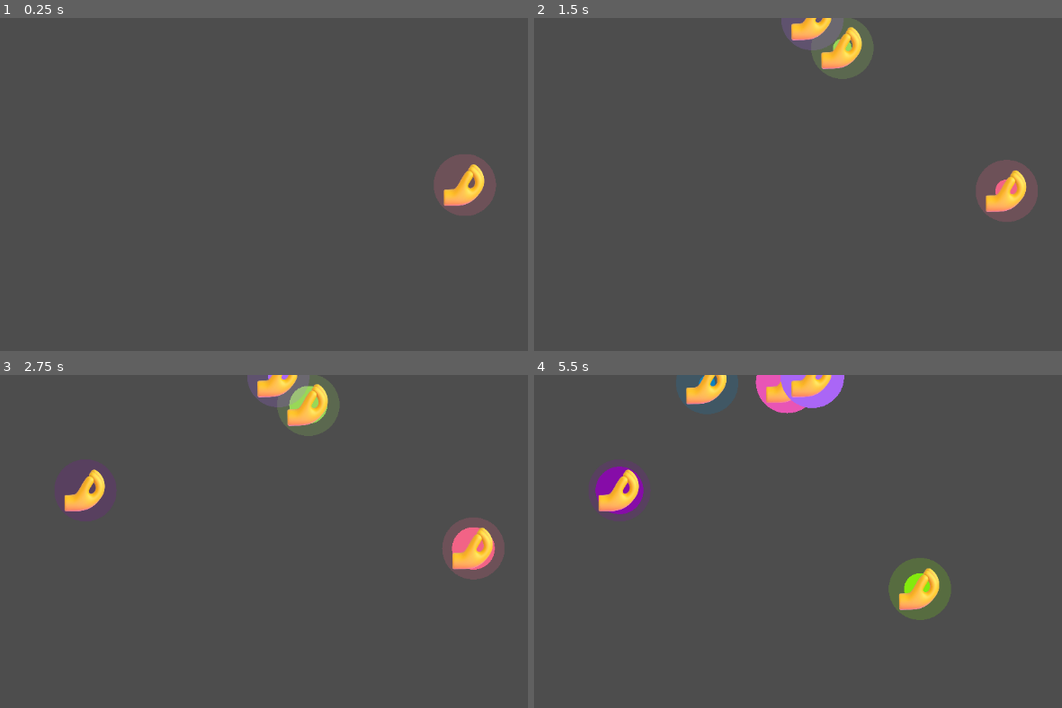
Above: before the commit, frames 1-4 (two rows, left to right).
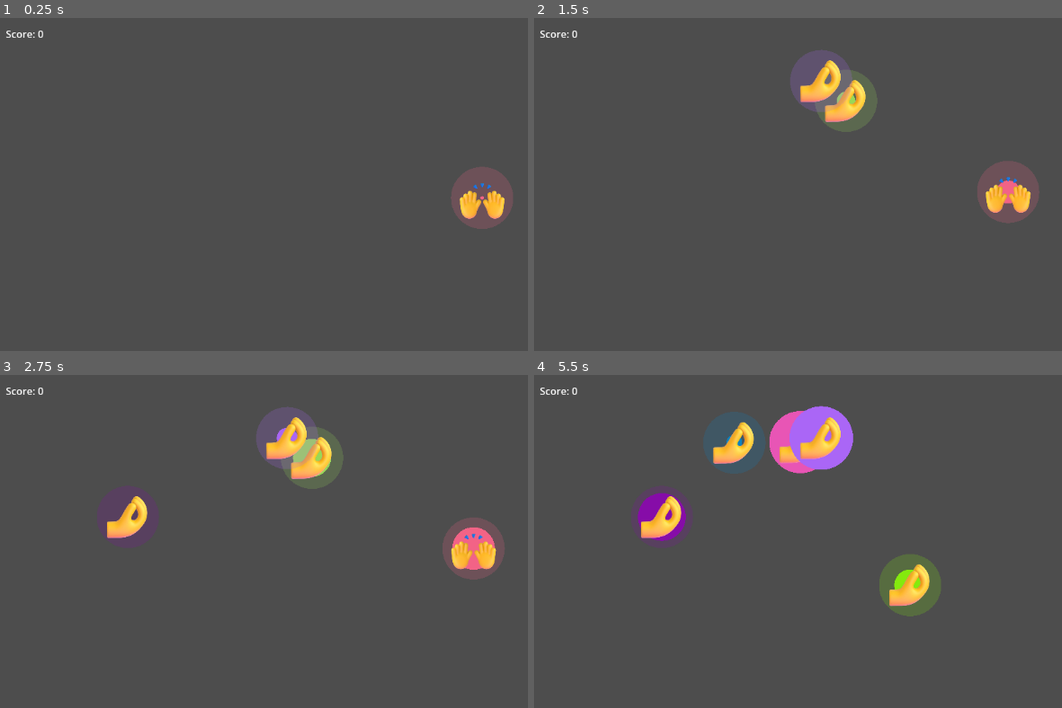
Above: after the commit, the same moments.

Repository: sebastianlindgren00/GetTheBeatGame
Game: Godot game, scene res://Scenes/GameRoot.tscn
Same seed, same stepped clock (60 frames per second), same inputs: the game is played once before the commit and once after it.
Inputs:
- Up to frame 1 (0.25 s): no input
- Up to frame 2 (1.5 s): hold Z (sustain) 0.53-1.28 s; tap X (tap) at 0.8, 1.35 s
- Up to frame 3 (2.75 s): tap Z (sustain) at 1.55 s; tap Enter at 2 s; hold Z (sustain) from 2.03 s (still down); tap X (tap) at 2.3 s
- Up to frame 4 (5.5 s): release Z (sustain) at 2.78 s; tap X (tap) at 2.85, 3.8, 4.35, 5.3 s; tap Z (sustain) at 3.05, 4.55 s; hold Z (sustain) 3.53-4.28 s; hold Z (sustain) from 5.03 s (still down)

The runs differ from the first frame. In frame 1, 2.2% of the frame differs, in the area x 1-98%, y 3-64%; in frame 2, 5.3%; in frame 3, 6.4%; in frame 4, 8.9%, in the area x 1-79%, y 0-74%.
Error in both runs: Attempt to call function 'get_as_text' in base 'null instance' on a null instance. (res://Scenes/Game.tscn::GDScript_mjukf:12)

Commit message:
Hella buggy but works :)

Diff:
--- a/Scenes/Game.tscn
+++ b/Scenes/Game.tscn
@@ -178,32 +178,26 @@
 [node name="Pointer" type="Area2D" parent="."]
 script = ExtResource("2_qi1tl")
 
-[node name="Rectangle" type="ColorRect" parent="Pointer"]
-anchors_preset = 8
-anchor_left = 0.5
-anchor_top = 0.5
-anchor_right = 0.5
-anchor_bottom = 0.5
-offset_left = -10.0
-offset_top = -10.0
-offset_right = 46.0
-offset_bottom = 46.0
-grow_horizontal = 2
-grow_vertical = 2
-scale = Vector2(0.356293, 0.357277)
-
 [node name="CollisionShape2D" type="CollisionShape2D" parent="Pointer"]
 shape = SubResource("RectangleShape2D_i6070")
 
 [node name="CircleManager" type="Node" parent="."]
 script = ExtResource("3_ns0rp")
 
+[node name="ScoreText" type="RichTextLabel" parent="."]
+layout_mode = 0
+offset_left = 57.0
+offset_top = 14.0
+offset_right = 229.0
+offset_bottom = 53.0
+text = "Score: 0"
+
 [node name="PrecisionText" type="RichTextLabel" parent="."]
 layout_mode = 0
-offset_left = 57.0
-offset_top = 16.0
-offset_right = 228.0
-offset_bottom = 56.0
+offset_left = 58.0
+offset_top = 60.0
+offset_right = 229.0
+offset_bottom = 100.0
 text = "NICE!"
 
 [connection signal="child_exiting_tree" from="CircleManager" to="ScoreManager" method="_on_circle_manager_child_exiting_tree"]
--- a/Scenes/GameRoot.tscn
+++ b/Scenes/GameRoot.tscn
@@ -1,10 +1,11 @@
 [gd_scene load_steps=3 format=3 uid="uid://cjjkmf2gspgol"]
 
 [ext_resource type="PackedScene" uid="uid://b6e3dd6e6l1qx" path="res://Scenes/Game.tscn" id="1_qk3x8"]
-[ext_resource type="PackedScene" uid="uid://0tn8c8fyd7ti" path="res://Scenes/PlaySong.tscn" id="2_dgark"]
+[ext_resource type="PackedScene" path="res://Scenes/PlaySong.tscn" id="2_dgark"]
 
 [node name="GameRoot" type="Node"]
 
 [node name="Game" parent="." instance=ExtResource("1_qk3x8")]
 
 [node name="AudioStreamPlayer" parent="." instance=ExtResource("2_dgark")]
+volume_db = -6.559
--- a/Scripts/ScoreManager.gd
+++ b/Scripts/ScoreManager.gd
@@ -1,6 +1,10 @@
 extends Node
 
+const PRECISION_MULTIPLIER_ADD = .2
+
 var precisionTextNode
+var scoreTextNode
+var score = 0
 
 # Called when the node enters the scene tree for the first time.
 func _ready():
@@ -8,11 +12,19 @@
 	precisionTextNode = $"../PrecisionText"
 	precisionTextNode.text = ""
 
+	# Set score text node
+	scoreTextNode = $"../ScoreText"
+	scoreTextNode.text = "Score: " + str(score)
+
 # Called every frame. 'delta' is the elapsed time since the previous frame.
 func _process(delta):
 	pass
 
 func _on_circle_manager_child_exiting_tree(note):
-	var precisionText = note.precision
-	print("Note hit! ", precisionText)
-	precisionTextNode.text = precisionText
+	if note.noteIsHit:
+		# Update score
+		var precisionText = note.precisionText
+		var precisionLevel = note.precisionLevel
+		precisionTextNode.text = precisionText
+		score += 10 * (precisionLevel + 1) * (1 + PRECISION_MULTIPLIER_ADD)
+		scoreTextNode.text = "Score: " + str(score)
--- a/Scripts/circleArea.gd
+++ b/Scripts/circleArea.gd
@@ -12,9 +12,9 @@
 var pointer: Node2D # Reference to the pointer node
 
 var tapTexture = preload ("res://Icons/PinchedFingers.png")
-var sustainTexture = preload ("res://Icons/ClappingHands.png")
+var sustainTexture = preload ("res://Icons/RaisingHands.png")
 
-var noteType = "tap" # Type of the note, can be "tap" or "sustain"
+var noteType # Type of the note, can be "tap" or "sustain"
 var noteIsHit = false # If the note is hit or not
 var precision = 0 # Level of precision when hitting the note (timeToHit / noteHitTimeout)
 
@@ -27,6 +27,9 @@
 	# Generate a random color
 	color = Color(randf(), randf(), randf())
 
+	# Set the note type
+	noteType = get_parent().NOTE_TYPE
+
 	# Get child circle node to animate and set its radius
 	animCircle = $AnimCircle
 	animCircle.maxRadius = MAX_RADIUS
@@ -36,11 +39,11 @@
 	sprite.position = animCircle.position
 	sprite.scale = Vector2(0.3, 0.3)
 
-	if noteType == "sustain":
-		sprite.texture = sustainTexture
-
-	else:
-		sprite.texture = tapTexture
+	match noteType:
+		"sustain":
+			sprite.texture = sustainTexture
+		"tap":
+			sprite.texture = tapTexture
 
 	add_child(sprite)
 
@@ -68,7 +71,6 @@
 	else:
 		# Missed the note
 		queue_free()
-		print("Missed!")
 
 # Check if the note is hit by using the pointer
 func checkGesture(timeToHit):
@@ -82,8 +84,8 @@
 		"sustain":
 			if pointer.is_jazzing:
 				noteIsHit = true
-				if timeToHit > 0: precision = 1 - timeToHit / noteHitTimeout
-				noteHitTimeout = 0
+				precision = 1 - timeToHit / noteHitTimeout
+				queue_free()
 
 func _on_area_entered(area):
 	if area.name == "Pointer":
--- a/Scripts/drawCircle.gd
+++ b/Scripts/drawCircle.gd
@@ -4,4 +4,4 @@
 var color
 
 func _draw():
-		draw_circle(Vector2(0, 0), maxRadius, color)
+	draw_circle(Vector2(0, 0), maxRadius, color)
--- a/Scripts/handPointer.gd
+++ b/Scripts/handPointer.gd
@@ -11,17 +11,26 @@
 var is_snapping = false
 var is_jazzing = false
 
+var gestureSprite
+var snapGesture = preload ("res://Icons/PinchedFingers.png")
+var jazzGesture = preload ("res://Icons/RaisingHands.png")
+var defaultGesture = preload ("res://Icons/point.png")
+
 # Called when the node enters the scene tree for the first time.
 func _ready():
 	handManager = $"../HandManager"
 	handOrientation = handManager.orientation
 	# Set the origin position of the ColorRect to (0, 0)
 
+	gestureSprite = Sprite2D.new()
+	gestureSprite.scale = Vector2(0.3, 0.3)
+	gestureSprite.texture = defaultGesture
+	add_child(gestureSprite)
+
 # Called every frame. 'delta' is the elapsed time since the previous frame.
 func _process(_delta):
 	var hand1 = handManager.hand1 # Contains all landmarks for hand 1
 	var hand2 = handManager.hand2 # Contains all landmarks for hand 2
-	#print (handOrientation)
 	if handOrientation[1] != "":
 		pass
 
@@ -31,13 +40,13 @@
 		# Scale the screen, to avoid the hand to be too close to the top
 		handPos = (hand1[0] * Vector2(1.2, 1.2))
 		#dominantRightHand = true
-		#print("Dominant Right Hand")
+		#("Dominant Right Hand")
 	else:
 		handPos = (hand2[0] * Vector2(1.2, 1.2))
 		#dominantLeftHand = true
-		#print("Dominant Left Hand")
+		#("Dominant Left Hand")
 	# Make a check to see if right hand or left hand is
-	#print("Index point 4: ", hand1[4], " Index point 12: ", hand1[12])
+	#("Index point 4: ", hand1[4], " Index point 12: ", hand1[12])
 
 	# Center the scaled screen on x-axis and move it down a bit on y-axis
 	handPos.x -= (1 - handPos.x) / 2
@@ -53,49 +62,56 @@
 func check_for_snap(hand1):
 	# Keyboard backup (x button)
 	if Input.is_action_pressed("tap"):
-		if !is_snapping: is_snapping = true
+		if !is_snapping:
+			is_snapping = true
+			gestureSprite.texture = snapGesture
 		return
 
  	# https://www.ida.liu.se/~TDDD57/labb.sv.shtml
-	var snap_dist = 0.001
+	const SNAP_DIST = 0.03
 	is_snapping = false
+
  	# Look for snap
 	if handOrientation[0] == DOMINANT_HAND:
 		# Check the x-distance between point of thumb and point of middle finger
-		if abs(hand1[4].x - hand1[12].x) < snap_dist&&hand1[4] != Vector2(0.402248, 0.69363)&&hand1[12] != Vector2(0.383854, 0.707001):
+		if abs(hand1[4].x - hand1[12].x) < SNAP_DIST&&hand1[4] != Vector2(0.402248, 0.69363)&&hand1[12] != Vector2(0.383854, 0.707001):
 			if !is_snapping:
 				is_snapping = true
-				#gestureText.text = "SNAPPING"
-				#_renderer.texture = snapSprite
-				print("SNAPPING RIGHT HAND")
+			gestureSprite.texture = snapGesture
 			return
 		else:
-			if is_snapping: is_snapping = false
+			if is_snapping:
+				is_snapping = false
+			gestureSprite.texture = defaultGesture
 		# Check the x-distance between point of thumb and point of middle finger
 	else:
-		if abs(hand1[4].x - hand1[12].x) < snap_dist && hand1[4] != Vector2(0.402248, 0.69363)&&hand1[12] != Vector2(0.383854, 0.707001):
+		if abs(hand1[4].x - hand1[12].x) < SNAP_DIST&&hand1[4] != Vector2(0.402248, 0.69363)&&hand1[12] != Vector2(0.383854, 0.707001):
 			if !is_snapping:
 				is_snapping = true
-				#gestureText.text = "SNAPPING"
-				#_renderer.texture = snapSprite
-				print("SNAPPING LEFT HAND")
+				gestureSprite.texture = snapGesture
 			return
 		else:
-			if is_snapping: is_snapping = false
+			if is_snapping:
+					is_snapping = false
+			gestureSprite.texture = defaultGesture
 
 func check_for_jazz(hand1, hand2):
 	# Keyboard backup (z button)
 	if Input.is_action_pressed("sustain"):
-		if !is_jazzing: is_jazzing = true
+		if !is_jazzing:
+			is_jazzing = true
+			gestureSprite.texture = jazzGesture
 		return
 
 	var jazz_dist = 0.15
 	is_jazzing = false
 
-	if abs(hand1[4].x - hand2[4].x) < jazz_dist && hand1[4] != Vector2(0.402248, 0.69363)&&hand1[12] != Vector2(0.383854, 0.707001):
+	if abs(hand1[4].x - hand2[4].x) < jazz_dist&&hand1[4] != Vector2(0.402248, 0.69363)&&hand1[12] != Vector2(0.383854, 0.707001):
 		if !is_jazzing:
 			is_jazzing = true
-			print("JAZZ HAND")
+			gestureSprite.texture = jazzGesture
 		return
 	else:
-		if is_jazzing: is_jazzing = false
+		if is_jazzing:
+			is_jazzing = false
+			gestureSprite.texture = defaultGesture
--- a/Scripts/jazzArea.gd
+++ b/Scripts/jazzArea.gd
@@ -1,7 +1,8 @@
 extends Area2D
 
-const JAZZ_TIMEOUT = 500 # Time the user are allowed to be outside the jazz area
+const JAZZ_TIMEOUT = 100 # Time the user are allowed to be outside the jazz area
 
+var isActive = false
 var pointer
 var noteIsHit = false
 var jazzTimeoutCountdown = 0
@@ -12,9 +13,10 @@
 
 # Called every frame. 'delta' is the elapsed time since the previous frame.
 func _process(delta):
-	if noteIsHit:
-		jazzTimeoutCountdown -= delta
-		if jazzTimeoutCountdown < 0: noteIsHit = false
+	if isActive:
+		if (noteIsHit and pointer == null) or (pointer != null and !pointer.is_jazzing):
+			jazzTimeoutCountdown -= delta * 1000 # Convert to milliseconds
+			if jazzTimeoutCountdown < 0: noteIsHit = false
 
 func _on_area_entered(area):
 	if area.name == "Pointer":
--- a/Scripts/sustainCircle.gd
+++ b/Scripts/sustainCircle.gd
@@ -3,10 +3,11 @@
 const VIEWPORT_X = 1152
 const VIEWPORT_Y = 648
 const MAX_RADIUS = 50
-const PRECISION_TEXT = ["JAAAZZZ", "COOOOOOL", "AMAAAAAAZING", "PERFECT JAAAAAAZZ"]
+const PRECISION_TEXT_ARRAY = ["JAAAZZZ", "COOOOOOL", "AMAAAAAAZING", "PERFECT JAAAAAAZZ"]
 const E = 2.71828182846
-const MOVEMENT_SPEED = 10
+const MOVEMENT_SPEED = 1
 const STARTUP_ANIM_TIME = 2000 # Time in milliseconds for the startup animation
+const NOTE_TYPE = "sustain"
 
 var direction # Direction of the sustain path
 var circleShapePrefab
@@ -17,7 +18,11 @@
 var circlePos # Position of the circle
 var area # Area2D of the circle
 var noteHitTimeout: int = 500 # Timer in milliseconds to hit the note (set by spawner)
-var precision: String = ""
+var precisionText: String = ""
+var precisionLevel: int = 0
+var circleColor = Color(1, 1, 1, 1)
+var circleIsDrawn = false # Ugly solution because we had to draw the circle in the procces function instead of the child exited tree function :(
+var jazzCircArea: Area2D
 
 # Called when the node enters the scene tree for the first time.
 func _ready():
@@ -25,6 +30,9 @@
 	area = $circleArea
 	area.noteHitTimeout = noteHitTimeout
 	area.noteType = "sustain"
+
+	# Set jazz circle area
+	jazzCircArea = $jazzArea
 
 	# Set circle position
 	while true:
@@ -40,43 +48,57 @@
 	# Animate bounce in towards direction
 
 func _process(delta):
-	if t < STARTUP_ANIM_TIME:
+
+	if t < STARTUP_ANIM_TIME and !noteIsHit:
 		# Animate the circle towards the direciton of the sustain path
 		const TIME_SCALE = 2
 		const ANIMATION_SCALE = 10
 		t += delta * TIME_SCALE
-		self.position = circlePos + direction * pow(E, -t) * abs(4 * cos(5 * t)) * ANIMATION_SCALE
+		self.position = circlePos - direction * pow(E, -t) * abs(4 * cos(5 * t)) * ANIMATION_SCALE
 
 	if noteIsHit:
-		t += delta
+		if !circleIsDrawn:
+			drawCircle()
+			circleIsDrawn = true
+
+		t += delta * 1000 # Convert to milliseconds
 
 		# Animate the sustain circle
 		if t < sustainTime:
+			# Check if user is acticly jazzing inside the circle
+			if !jazzCircArea.noteIsHit:
+				# Remove the circle
+				print("Note missed")
+				noteIsHit = false
+				self.queue_free()
+
 			# Move the circle towards its direction
 			self.position += direction * MOVEMENT_SPEED
 			# If the circle hits the edge of the screen, make it bounce
-			if self.position.x < 0 or self.position.x > VIEWPORT_X:
+			if self.position.x < MAX_RADIUS or self.position.x > VIEWPORT_X - MAX_RADIUS:
 				direction.x *= - 1
-			if self.position.y < 0 or self.position.y > VIEWPORT_Y:
+			if self.position.y < MAX_RADIUS or self.position.y > VIEWPORT_Y - MAX_RADIUS:
 				direction.y *= - 1
 		else:
 			# Remove the circle
 			self.queue_free()
 
+func drawCircle():
+	var circ = circleShapePrefab.instantiate()
+	circ.color = circleColor
+	circ.maxRadius = MAX_RADIUS
+	self.add_child(circ)
+
 func _on_child_exiting_tree(node):
-	print("area ", area)
 	# Check if the node removed is the circle area
 	if area != null and node.get_name() == area.name:
 		# Check if note was hit
 		if node.noteIsHit:
 			# Get hit precision
-			var precisionLevel = round(node.precision * (PRECISION_TEXT.size() - 1))
-			precision = PRECISION_TEXT[precisionLevel]
+			precisionLevel = round(node.precision * (PRECISION_TEXT_ARRAY.size() - 1))
+			precisionText = PRECISION_TEXT_ARRAY[precisionLevel]
 			noteIsHit = true
+			circleColor = area.color
+			jazzCircArea.noteIsHit = true
+			jazzCircArea.isActive = true
 			t = 0
-			# # Draw the sustain circle
-			# var circ = circleShapePrefab.instance()
-			# circ.position = self.position
-			# circ.color = area.color
-			# circ.radius = MAX_RADIUS
-			# self.add_child(circ)
--- a/Scripts/tapCircle.gd
+++ b/Scripts/tapCircle.gd
@@ -3,12 +3,15 @@
 const VIEWPORT_X = 1152
 const VIEWPORT_Y = 648
 const MAX_RADIUS = 50
-const PRECISION_TEXT = ["SNAP", "NICE!", "GREAT", "WOW!", "PERFECT"]
+const PRECISION_TEXT_ARRAY = ["SNAP", "NICE!", "GREAT", "WOW!", "PERFECT"]
+const NOTE_TYPE = "tap"
 
+var noteIsHit: bool = false
 var circlePos # Position of the circle
 var area # Area2D of the circle
 var noteHitTimeout: int = 500 # Timer in milliseconds to hit the note (set by spawner)
-var precision: String = ""
+var precisionLevel: int = 0
+var precisionText: String = ""
 
 # Called when the node enters the scene tree for the first time.
 func _ready():
@@ -16,11 +19,9 @@
 	area = $circleArea
 	area.noteHitTimeout = noteHitTimeout
 
-	# Set circle position
-	while true:
-		circlePos = Vector2(randf_range(0, VIEWPORT_X), randf_range(0, VIEWPORT_Y))
-		if circlePos.distance_to(Vector2(VIEWPORT_X / 2.0, VIEWPORT_Y / 2.0)) < VIEWPORT_X / 2.0 - MAX_RADIUS:
-			break
+	# Set circle position, not too close to the edges
+	var margin = MAX_RADIUS * 2
+	circlePos = Vector2(randf_range(margin, VIEWPORT_X - margin), randf_range(margin, VIEWPORT_Y - margin))
 	self.position = circlePos
 
 func _on_child_exiting_tree(node):
@@ -29,7 +30,8 @@
 		# Check if note was hit
 		if node.noteIsHit:
 			# Get hit precision
-			var precisionLevel = round(node.precision * (PRECISION_TEXT.size() - 1))
-			precision = PRECISION_TEXT[precisionLevel]
+			precisionLevel = round(node.precision * (PRECISION_TEXT_ARRAY.size() - 1))
+			precisionText = PRECISION_TEXT_ARRAY[precisionLevel]
+			noteIsHit = true
 
 		queue_free()
Binary file added: Icons/RaisingHands.png
Not shown, added: Icons/RaisingHands.png.import
Binary file added: Icons/point.png
Not shown, added: Icons/point.png.import
